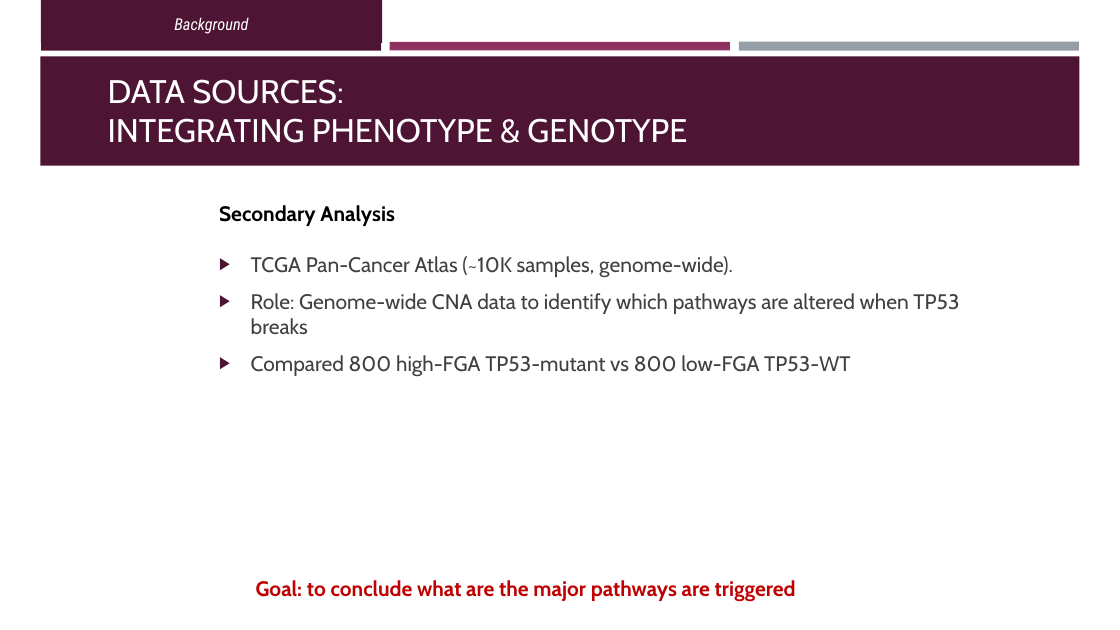
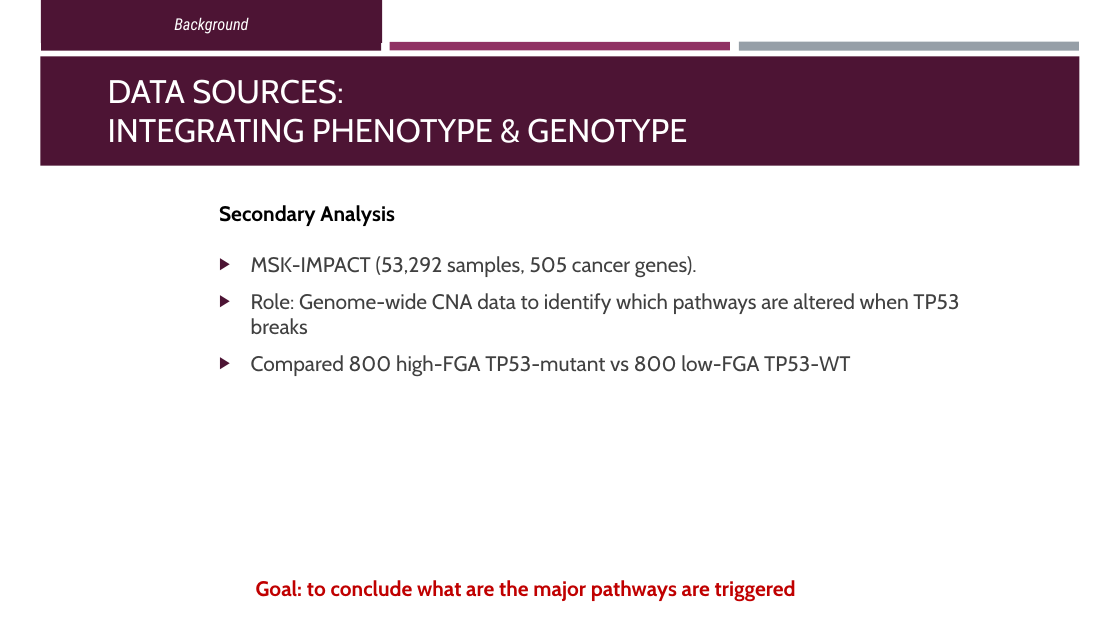
Before and after one commit to OrnitB/cancer_bioinformatics, a slide deck: slide 10 of project/project_background/Final Project Presentation - Ornit - Cancer Bioinfo March 2026.pptx. Drawn at 1120x630 pixels with LibreOffice and Linux fonts; fonts in the diff are those of the drawing. Boxes give left, top, right and bottom in pixels: in the first picture for what was removed or moved away, otherwise in the second. Text is boxed around its words. In the diff, an @@ line names an element or a change of style, - is before the commit and + after.

```diff
--- a/project/project_background/Final Project Presentation - Ornit - Cancer Bioinfo March 2026.pptx
+++ b/project/project_background/Final Project Presentation - Ornit - Cancer Bioinfo March 2026.pptx
@@ text at [251, 256, 697, 277]: text changed @@
-▶ TCGA Pan-Cancer Atlas (~10K samples, genome-wide).
+▶ MSK-IMPACT (53,292 samples, 505 cancer genes).
```
Also in this commit, not shown: 1 other file.
